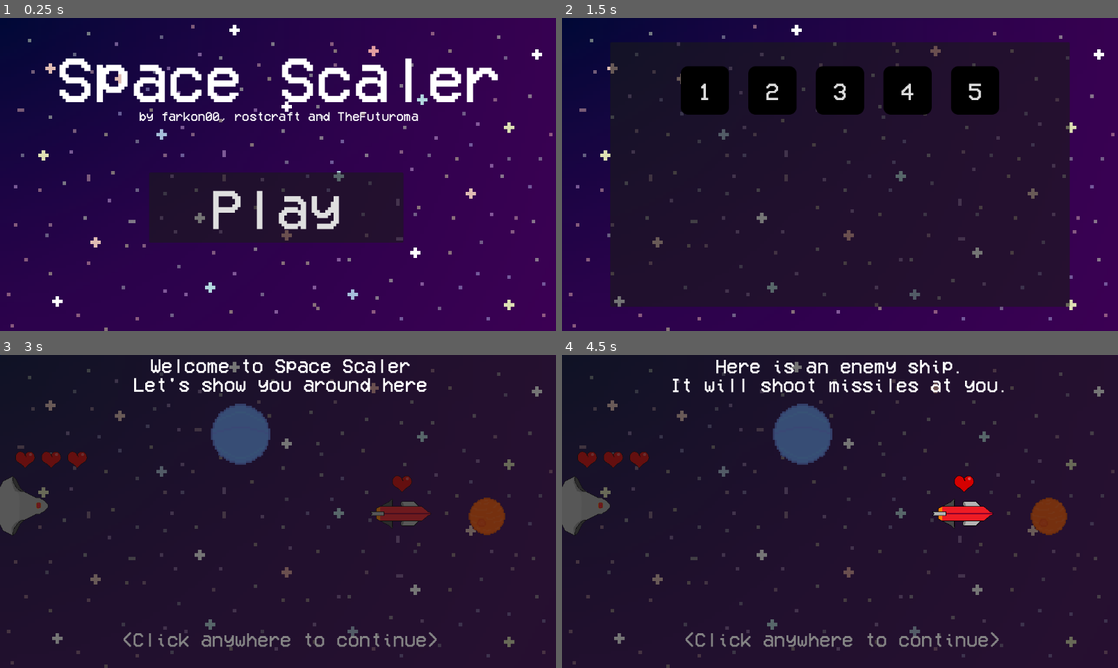
Above: before the commit, frames 1-4 (two rows, left to right).
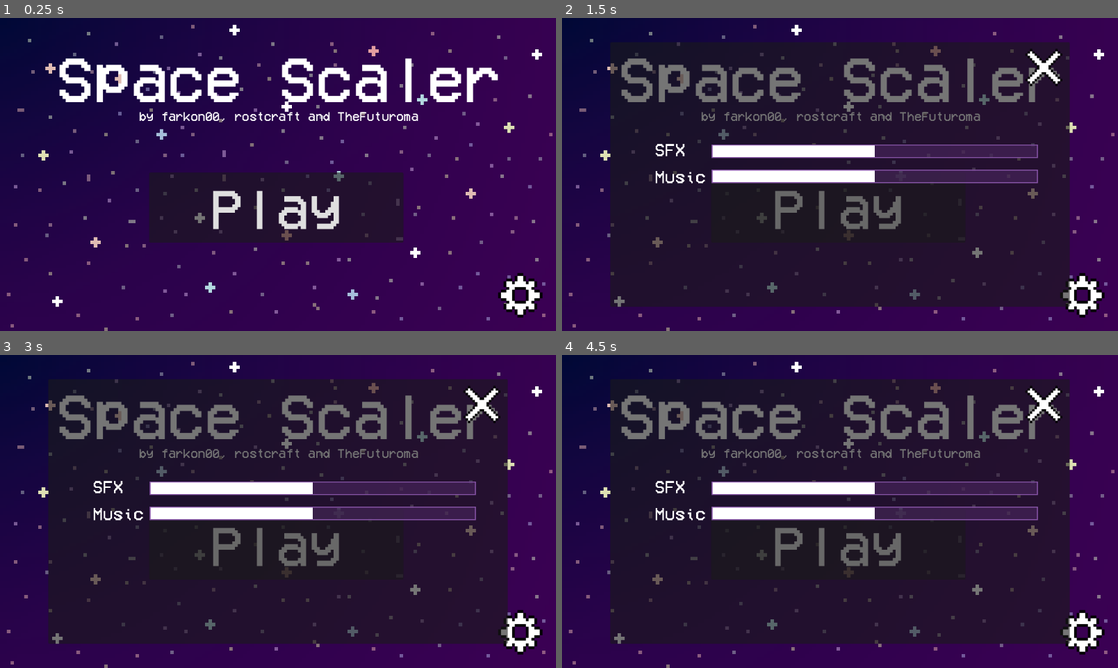
Above: after the commit, the same moments.

Repository: farkon00/GMTK2024
Game: Godot game, scene res://Main.tscn
Same seed, same stepped clock (60 frames per second), same inputs: the game is played once before the commit and once after it. Sound files missing from this copy of the repository are replaced by a short silence.
Inputs (mouse positions are in pixels of both pictures, inside the frame that each line leads up to):
- Up to frame 1 (0.25 s): no input
- Up to frame 2 (1.5 s): click (1084, 296) at 0.52 s; click "Play" at 1.25 s
- Up to frame 3 (3 s): click (278, 545) at 2 s, where only the run after the commit has a clickable "Play"; click (144, 426) at 2.75 s, where only the run before the commit has a clickable "1"
- Up to frame 4 (4.5 s): click (840, 545) at 3.5 s, where only the run after the commit has a clickable "Play"; tap Enter at 4.25 s; move the mouse to (962, 495) at 4.27 s; click (962, 495) at 4.42 s

The runs differ from the first frame. In frame 1, 0.7% of the frame differs, in the area x 89-98%, y 81-96%; in frame 2, 17%; in frame 3, 40%; in frame 4, 40%, in the area x 0-100%, y 0-100%.

Commit message:
added settings

Diff:
--- a/Main.tscn
+++ b/Main.tscn
@@ -9,13 +9,33 @@
 [ext_resource type="PackedScene" path="res://Levels/level4.tscn" id="6_1carg"]
 [ext_resource type="FontFile" uid="uid://cjrm3yts0o36t" path="res://Textures/DefaultFont.ttf" id="6_gj6jp"]
 [ext_resource type="Texture2D" uid="uid://clp1l0l7m8jfy" path="res://Textures/BG/BG.png" id="7_7ocap"]
+[ext_resource type="Texture2D" uid="uid://daad4krb7208m" path="res://Textures/Icons/settings.png" id="10_2km1n"]
 [ext_resource type="Script" path="res://Scripts/BackgroundMusic.gd" id="11_0l4qx"]
+[ext_resource type="Texture2D" uid="uid://b7knb5yfnkfxo" path="res://Textures/Icons/settings_hover.png" id="11_1hn68"]
+[ext_resource type="Texture2D" uid="uid://fliqjisp3u20" path="res://Textures/Icons/close.png" id="13_oj3a0"]
+[ext_resource type="Texture2D" uid="uid://c5bw4w4t8b663" path="res://Textures/Icons/close_hover.png" id="14_cgjg3"]
 
 [sub_resource type="LabelSettings" id="LabelSettings_n6bjm"]
 font_size = 90
 
 [sub_resource type="AudioStreamMP3" id="AudioStreamMP3_5tp3f"]
 data = PackedByteArray("SUQzAwAAAAAALlRZRVIAAAAFAAAAMjAyNFRFTkMAAAAVAAAATEFNRSBpbiBGTCBTdHVkaW8gMjH/+rBMgj4AAAHpD0EdJGA …(238219 unchanged characters)…
+
+[sub_resource type="StyleBoxFlat" id="StyleBoxFlat_y7jdu"]
+bg_color = Color(0.282353, 0.145098, 0.364706, 0.639216)
+border_width_left = 2
+border_width_top = 2
+border_width_right = 2
+border_width_bottom = 2
+border_color = Color(0.527004, 0.32857, 0.649991, 1)
+expand_margin_left = 2.0
+expand_margin_top = 2.0
+expand_margin_right = 2.0
+expand_margin_bottom = 2.0
+
+[sub_resource type="StyleBoxFlat" id="StyleBoxFlat_q0u5w"]
+bg_color = Color(1, 1, 1, 1)
+border_color = Color(0, 0, 0, 1)
 
 [node name="Node2D" type="Node2D"]
 
@@ -186,6 +206,15 @@
 theme = ExtResource("4_xl53m")
 text = "5"
 
+[node name="TextureButton" type="TextureButton" parent="GameManager/LevelSelectUI/Panel"]
+offset_left = 836.0
+offset_top = 430.0
+offset_right = 964.0
+offset_bottom = 558.0
+scale = Vector2(0.719998, 0.719998)
+texture_normal = ExtResource("10_2km1n")
+texture_hover = ExtResource("11_1hn68")
+
 [node name="TimerUI" type="Control" parent="GameManager"]
 visible = false
 layout_mode = 3
@@ -246,6 +275,16 @@
 theme_override_font_sizes/font_size = 116
 text = "Play"
 
+[node name="TextureButton" type="TextureButton" parent="GameManager/MainMenuUI"]
+layout_mode = 0
+offset_left = 1032.0
+offset_top = 528.0
+offset_right = 1160.0
+offset_bottom = 656.0
+scale = Vector2(0.719998, 0.719998)
+texture_normal = ExtResource("10_2km1n")
+texture_hover = ExtResource("11_1hn68")
+
 [node name="LaserSound" type="AudioStreamPlayer" parent="GameManager"]
 stream = SubResource("AudioStreamMP3_5tp3f")
 parameters/looping = true
@@ -253,6 +292,101 @@
 [node name="BackgroundMusic" type="AudioStreamPlayer" parent="GameManager"]
 script = ExtResource("11_0l4qx")
 
+[node name="SettingsUI" type="Control" parent="GameManager"]
+visible = false
+layout_mode = 3
+anchors_preset = 0
+offset_right = 1152.0
+offset_bottom = 648.0
+
+[node name="Panel" type="Panel" parent="GameManager/SettingsUI"]
+z_index = 100
+layout_mode = 1
+anchors_preset = 8
+anchor_left = 0.5
+anchor_top = 0.5
+anchor_right = 0.5
+anchor_bottom = 0.5
+offset_left = -476.0
+offset_top = -274.0
+offset_right = 476.0
+offset_bottom = 274.0
+grow_horizontal = 2
+grow_vertical = 2
+
+[node name="TextureButton" type="TextureButton" parent="GameManager/SettingsUI/Panel"]
+layout_mode = 0
+offset_left = 860.0
+offset_top = 14.0
+offset_right = 988.0
+offset_bottom = 142.0
+scale = Vector2(0.599796, 0.599796)
+texture_normal = ExtResource("13_oj3a0")
+texture_hover = ExtResource("14_cgjg3")
+
+[node name="SFX" type="Control" parent="GameManager/SettingsUI/Panel"]
+anchors_preset = 0
+offset_right = 40.0
+offset_bottom = 40.0
+
+[node name="ProgressBar" type="ProgressBar" parent="GameManager/SettingsUI/Panel/SFX"]
+layout_mode = 2
+offset_left = 212.0
+offset_top = 214.0
+offset_right = 884.0
+offset_bottom = 238.0
+theme_override_styles/background = SubResource("StyleBoxFlat_y7jdu")
+theme_override_styles/fill = SubResource("StyleBoxFlat_q0u5w")
+step = 1.0
+value = 50.0
+show_percentage = false
+
+[node name="Label" type="Label" parent="GameManager/SettingsUI/Panel/SFX"]
+layout_mode = 0
+offset_left = 92.0
+offset_top = 206.0
+offset_right = 792.0
+offset_bottom = 566.0
+scale = Vector2(0.1, 0.1)
+theme_override_fonts/font = ExtResource("6_gj6jp")
+theme_override_font_sizes/font_size = 360
+text = "SFX"
+
+[node name="Music" type="Control" parent="GameManager/SettingsUI/Panel"]
+anchors_preset = 0
+offset_left = -212.0
+offset_top = -162.0
+offset_right = -172.0
+offset_bottom = -122.0
+
+[node name="ProgressBar" type="ProgressBar" parent="GameManager/SettingsUI/Panel/Music"]
+offset_left = 424.0
+offset_top = 428.0
+offset_right = 1096.0
+offset_bottom = 452.0
+theme_override_styles/background = SubResource("StyleBoxFlat_y7jdu")
+theme_override_styles/fill = SubResource("StyleBoxFlat_q0u5w")
+step = 1.0
+value = 50.0
+show_percentage = false
+
+[node name="Label" type="Label" parent="GameManager/SettingsUI/Panel/Music"]
+offset_left = 304.0
+offset_top = 424.0
+offset_right = 1359.0
+offset_bottom = 784.0
+scale = Vector2(0.1, 0.1)
+theme_override_fonts/font = ExtResource("6_gj6jp")
+theme_override_font_sizes/font_size = 360
+text = "Music"
+
 [connection signal="pressed" from="GameManager/GameOverUI/Panel/VBoxContainer/LevelSelectButton" to="GameManager" method="_on_level_select_button_pressed"]
 [connection signal="pressed" from="GameManager/YouWinUI/Panel/VBoxContainer/LevelSelectButton" to="GameManager" method="_on_level_select_button_pressed"]
+[connection signal="pressed" from="GameManager/LevelSelectUI/Panel/TextureButton" to="GameManager" method="_on_settings_button_pressed"]
 [connection signal="pressed" from="GameManager/MainMenuUI/Button" to="GameManager" method="_on_play_button_pressed"]
+[connection signal="pressed" from="GameManager/MainMenuUI/TextureButton" to="GameManager" method="_on_settings_button_pressed"]
+[connection signal="pressed" from="GameManager/SettingsUI/Panel/TextureButton" to="GameManager" method="_on_close_settings_button_pressed"]
+[connection signal="mouse_entered" from="GameManager/SettingsUI/Panel/SFX/ProgressBar" to="GameManager" method="_on_sfx_bar_mouse_entered"]
+[connection signal="mouse_exited" from="GameManager/SettingsUI/Panel/SFX/ProgressBar" to="GameManager" method="_on_sfx_bar_mouse_exited"]
+[connection signal="mouse_entered" from="GameManager/SettingsUI/Panel/Music/ProgressBar" to="GameManager" method="_on_music_bar_mouse_entered"]
+[connection signal="mouse_exited" from="GameManager/SettingsUI/Panel/Music/ProgressBar" to="GameManager" method="_on_music_bar_mouse_exited"]
--- a/Nodes/enemy_audio_player.tscn
+++ b/Nodes/enemy_audio_player.tscn
@@ -1,6 +1,10 @@
-[gd_scene load_steps=2 format=3 uid="uid://b70wosgtqbejf"]
+[gd_scene load_steps=3 format=3 uid="uid://b70wosgtqbejf"]
 
 [ext_resource type="AudioStream" uid="uid://dqi4a41c7w7y7" path="res://Sounds/EnemyExplosion.wav" id="1_l5umg"]
+[ext_resource type="Script" path="res://Scripts/AudioDestructor.gd" id="2_qr2qv"]
 
 [node name="AudioStreamPlayer" type="AudioStreamPlayer"]
 stream = ExtResource("1_l5umg")
+script = ExtResource("2_qr2qv")
+
+[connection signal="finished" from="." to="." method="_on_finished"]
--- a/Nodes/enemy_ship.tscn
+++ b/Nodes/enemy_ship.tscn
@@ -1,8 +1,9 @@
-[gd_scene load_steps=6 format=3 uid="uid://dfc3dbdyunhqd"]
+[gd_scene load_steps=7 format=3 uid="uid://dfc3dbdyunhqd"]
 
 [ext_resource type="Script" path="res://Scripts/EnemyShip.gd" id="1_flxn0"]
 [ext_resource type="SpriteFrames" uid="uid://qye1wuwg5k82" path="res://Textures/EnemyShip/enemy_ship_frames.tres" id="2_b246u"]
 [ext_resource type="AudioStream" uid="uid://ddk1hwu4qa4ml" path="res://Sounds/EnemyHit.wav" id="3_501d2"]
+[ext_resource type="Script" path="res://Scripts/SFXVolumeSetter.gd" id="4_punqh"]
 
 [sub_resource type="RectangleShape2D" id="RectangleShape2D_vt07k"]
 size = Vector2(96, 31)
@@ -58,6 +59,7 @@
 
 [node name="HitSound" type="AudioStreamPlayer" parent="."]
 stream = ExtResource("3_501d2")
+script = ExtResource("4_punqh")
 
 [connection signal="body_entered" from="Area2D" to="." method="_on_area_2d_body_entered"]
 [connection signal="body_exited" from="Area2D" to="." method="_on_area_2d_body_exited"]
--- a/Nodes/missile_audio_player.tscn
+++ b/Nodes/missile_audio_player.tscn
@@ -6,3 +6,5 @@
 [node name="AudioStreamPlayer" type="AudioStreamPlayer"]
 stream = ExtResource("1_28srs")
 script = ExtResource("2_0iun4")
+
+[connection signal="finished" from="." to="." method="_on_finished"]
--- a/Nodes/player.tscn
+++ b/Nodes/player.tscn
@@ -4,7 +4,7 @@
 [ext_resource type="SpriteFrames" uid="uid://c61jd7iam04n3" path="res://Textures/Player/player_frames.tres" id="2_7sn85"]
 [ext_resource type="Texture2D" uid="uid://d4b44hojwum0e" path="res://Textures/Laser/laser_red.png" id="3_d3hbm"]
 [ext_resource type="AudioStream" uid="uid://c6sovssx6ow4v" path="res://Sounds/PlayerHit.wav" id="4_qil4l"]
-[ext_resource type="PackedScene" uid="uid://ddwf5i1alnt1g" path="res://Nodes/player_audio_player.tscn" id="5_hw5hm"]
+[ext_resource type="Script" path="res://Scripts/SFXVolumeSetter.gd" id="5_551r4"]
 
 [node name="Player" type="StaticBody2D"]
 position = Vector2(50, 153)
@@ -54,7 +54,6 @@
 
 [node name="HitSound" type="AudioStreamPlayer" parent="."]
 stream = ExtResource("4_qil4l")
-
-[node name="player_audio_player" parent="." instance=ExtResource("5_hw5hm")]
+script = ExtResource("5_551r4")
 
 [connection signal="body_entered" from="Area2D" to="." method="_on_area_2d_body_entered"]
--- a/Nodes/player_audio_player.tscn
+++ b/Nodes/player_audio_player.tscn
@@ -6,3 +6,5 @@
 [node name="player_audio_player" type="AudioStreamPlayer"]
 stream = ExtResource("1_k3aqc")
 script = ExtResource("2_45w4k")
+
+[connection signal="finished" from="." to="." method="_on_finished"]
--- a/Scripts/AudioDestructor.gd
+++ b/Scripts/AudioDestructor.gd
@@ -1,8 +1,4 @@
 extends Node
 
-
-func _ready() -> void:
-	connect("finished", destroyer)
-
-func destroyer():
+func _on_finished():
 	queue_free()
--- a/Scripts/BackgroundMusic.gd
+++ b/Scripts/BackgroundMusic.gd
@@ -3,7 +3,7 @@
 
 
 @onready var dummy_player = AudioStreamPlayer.new()
-@export var fade_speed = 60
+@export var fade_speed: float = 1 # speed in seconds
 var fading = false
 var menu_music = preload("res://Music/menu.mp3")
 var level_music = preload("res://Music/level.mp3")
@@ -15,11 +15,12 @@
 
 func _process(delta: float) -> void:
 	if fading:
-		volume_db -= fade_speed * delta
-		dummy_player.volume_db += fade_speed * delta
+		var actual_speed = (linear_to_db(GameManager.instance.music_volume / 100) + 60) / fade_speed
+		volume_db -= actual_speed * delta
+		dummy_player.volume_db += actual_speed * delta
 
-		if dummy_player.volume_db >= 0:
-			volume_db = 0
+		if dummy_player.volume_db >= linear_to_db(GameManager.instance.music_volume / 100):
+			volume_db = linear_to_db(GameManager.instance.music_volume / 100)
 			dummy_player.volume_db = -60
 
 			stream = dummy_player.stream
@@ -27,6 +28,8 @@
 
 			dummy_player.stop()
 			fading = false
+	else:
+		volume_db = linear_to_db(GameManager.instance.music_volume / 100)
 
 func start_fade_play():
 	dummy_player.volume_db = -60
--- a/Scripts/EnemyShip.gd
+++ b/Scripts/EnemyShip.gd
@@ -35,6 +35,7 @@
 func die():
 	var audio_player = audio_stream_player.instantiate()
 	$"..".add_child(audio_player)
+	GameManager.instance.sync_sfx_volume(audio_player)
 	audio_player.play()
 	super()
 	GameManager.instance.enemy_ships.erase(self)
--- a/Scripts/GameManager.gd
+++ b/Scripts/GameManager.gd
@@ -14,6 +14,17 @@
 var level_timer_ms: float = 0
 var currently_changing: Planet = null
 var enemy_ships: Array[EnemyShip] = []
+enum states {MainMenu, LevelSelect}
+var state_behind_settings = states.MainMenu
+
+var sfx_volume: float = 50
+var music_volume: float = 50
+
+var mouse_on_sfx = false
+var mouse_on_music = false
+
+var currently_changing_sfx = false
+var currently_changing_music = false
 
 func _init():
 	instance = self
@@ -122,10 +133,64 @@
 	timer_label.text = get_timer_string()
 	if currently_changing != null:
 		if !laser_sound.playing:
+			sync_sfx_volume(laser_sound)
 			laser_sound.play()
 	else:
 		laser_sound.stop()
 
+	if !Input.is_mouse_button_pressed(MOUSE_BUTTON_LEFT):
+		currently_changing_sfx = false
+		currently_changing_music = false
+
+	if Input.is_mouse_button_pressed(MOUSE_BUTTON_LEFT):
+		if (mouse_on_sfx || currently_changing_sfx) && !currently_changing_music:
+			sfx_volume = 100 * $"SettingsUI/Panel/SFX/ProgressBar".get_local_mouse_position().x / $"SettingsUI/Panel/SFX/ProgressBar".size.x
+			sfx_volume = clamp(sfx_volume, 0, 100)
+			$"SettingsUI/Panel/SFX/ProgressBar".value = sfx_volume
+			currently_changing_sfx = true
+		if (mouse_on_music || currently_changing_music) && !currently_changing_sfx:
+			music_volume = 100 * $"SettingsUI/Panel/Music/ProgressBar".get_local_mouse_position().x / $"SettingsUI/Panel/Music/ProgressBar".size.x
+			music_volume = clamp(music_volume, 0, 100)
+			$"SettingsUI/Panel/Music/ProgressBar".value = music_volume
+			currently_changing_music = true
+
 func _on_play_button_pressed():
 	set_active($"MainMenuUI", false)
 	set_active($"LevelSelectUI", true)
+	state_behind_settings = states.LevelSelect
+
+
+func _on_settings_button_pressed() -> void:
+	if state_behind_settings == states.MainMenu:
+		$"MainMenuUI".set_process(false)
+	elif state_behind_settings == states.LevelSelect:
+		$"LevelSelectUI".set_process(false)
+	set_active($"SettingsUI", true)
+
+
+func _on_close_settings_button_pressed() -> void:
+	set_active($"SettingsUI", false)
+	if state_behind_settings == states.MainMenu:
+		$"MainMenuUI".set_process(true)
+	elif state_behind_settings == states.LevelSelect:
+		$"LevelSelectUI".set_process(true)
+
+
+func _on_sfx_bar_mouse_entered() -> void:
+	mouse_on_sfx = true
+
+
+func _on_sfx_bar_mouse_exited() -> void:
+	mouse_on_sfx = false
+
+
+func _on_music_bar_mouse_entered() -> void:
+	mouse_on_music = true
+
+
+func _on_music_bar_mouse_exited() -> void:
+	mouse_on_music = false
+
+
+func sync_sfx_volume(audio_stream_player: AudioStreamPlayer) -> void:
+	audio_stream_player.volume_db = linear_to_db(sfx_volume / 100)
--- a/Scripts/Missile.gd
+++ b/Scripts/Missile.gd
@@ -16,6 +16,7 @@
 	emitter.position = position + Vector2.from_angle(rotation) * ($"CollisionShape2D".shape as RectangleShape2D).size.x / 2
 	var audio_player = audio_stream_player.instantiate()
 	$"..".add_child(audio_player)
+	GameManager.instance.sync_sfx_volume(audio_player)
 	audio_player.play()
 
 func _process(delta):
--- a/Scripts/Player.gd
+++ b/Scripts/Player.gd
@@ -7,28 +7,29 @@
 const audio_stream_player = preload("res://Nodes/player_audio_player.tscn")
 
 func die():
-	var audio_player = audio_stream_player.instantiate()
-	$"..".add_child(audio_player)
-	audio_player.play()
-	super()
-	GameManager.instance.gameover()
+    var audio_player = audio_stream_player.instantiate()
+    $"..".add_child(audio_player)
+    GameManager.instance.sync_sfx_volume(audio_player)
+    audio_player.play()
+    super()
+    GameManager.instance.gameover()
 
 func process_laser_display():
-	var laser: Sprite2D = $Laser
-	if GameManager.instance.currently_changing == null:
-		laser.visible = false
-		return
+    var laser: Sprite2D = $Laser
+    if GameManager.instance.currently_changing == null:
+        laser.visible = false
+        return
 
-	var laser_state = GameManager.instance.currently_changing.laser_state
-	if laser_state == 1:
-		laser.texture = add_laser_res
-	elif laser_state == -1:
-		laser.texture = remove_laser_res
+    var laser_state = GameManager.instance.currently_changing.laser_state
+    if laser_state == 1:
+        laser.texture = add_laser_res
+    elif laser_state == -1:
+        laser.texture = remove_laser_res
 
-	laser.scale.x = (GameManager.instance.currently_changing.position - position - laser_base).length()
-	laser.position = laser_base + (GameManager.instance.currently_changing.position - position - laser_base) / 2
-	laser.rotation = (GameManager.instance.currently_changing.position - position - laser_base).angle()
-	laser.visible = true
+    laser.scale.x = (GameManager.instance.currently_changing.position - position - laser_base).length()
+    laser.position = laser_base + (GameManager.instance.currently_changing.position - position - laser_base) / 2
+    laser.rotation = (GameManager.instance.currently_changing.position - position - laser_base).angle()
+    laser.visible = true
 
 func _process(_delta):
-	process_laser_display()
+    process_laser_display()
--- /dev/null
+++ b/Scripts/SFXVolumeSetter.gd
@@ -0,0 +1,2 @@
+class_name SFXVolumeSetter
+extends Node
--- a/Scripts/Ship.gd
+++ b/Scripts/Ship.gd
@@ -23,4 +23,5 @@
     if hearts.is_empty():
         die()
     else:
+        GameManager.instance.sync_sfx_volume($"HitSound")
         $"HitSound".play()
--- a/Scripts/TutorialManager.gd
+++ b/Scripts/TutorialManager.gd
@@ -9,7 +9,7 @@
 	if GameManager.instance.is_game_stopped:
 		queue_free()
 	time += delta
-	if state == states.EnemyShip2 && $"../Missile" == null:
+	if state == states.EnemyShip2 && get_node_or_null("../Missile") == null:
 		$"Panel/ContinueLabel".visible = true
 	elif state == states.Planets && $"../Planets/ShowcasePlanet".mass > 800:
 		$"Panel/ContinueLabel".visible = true
Not shown: 1 places in Main.tscn that only renumber resources
Binary file added: Textures/Icons/close.png
Not shown, added: Textures/Icons/close.png.import
Binary file added: Textures/Icons/close_hover.png
Not shown, added: Textures/Icons/close_hover.png.import
Not shown, added: Textures/Icons/settings.png.import
Binary file added: Textures/Icons/settings_hover.png
Not shown, added: Textures/Icons/settings_hover.png.import
